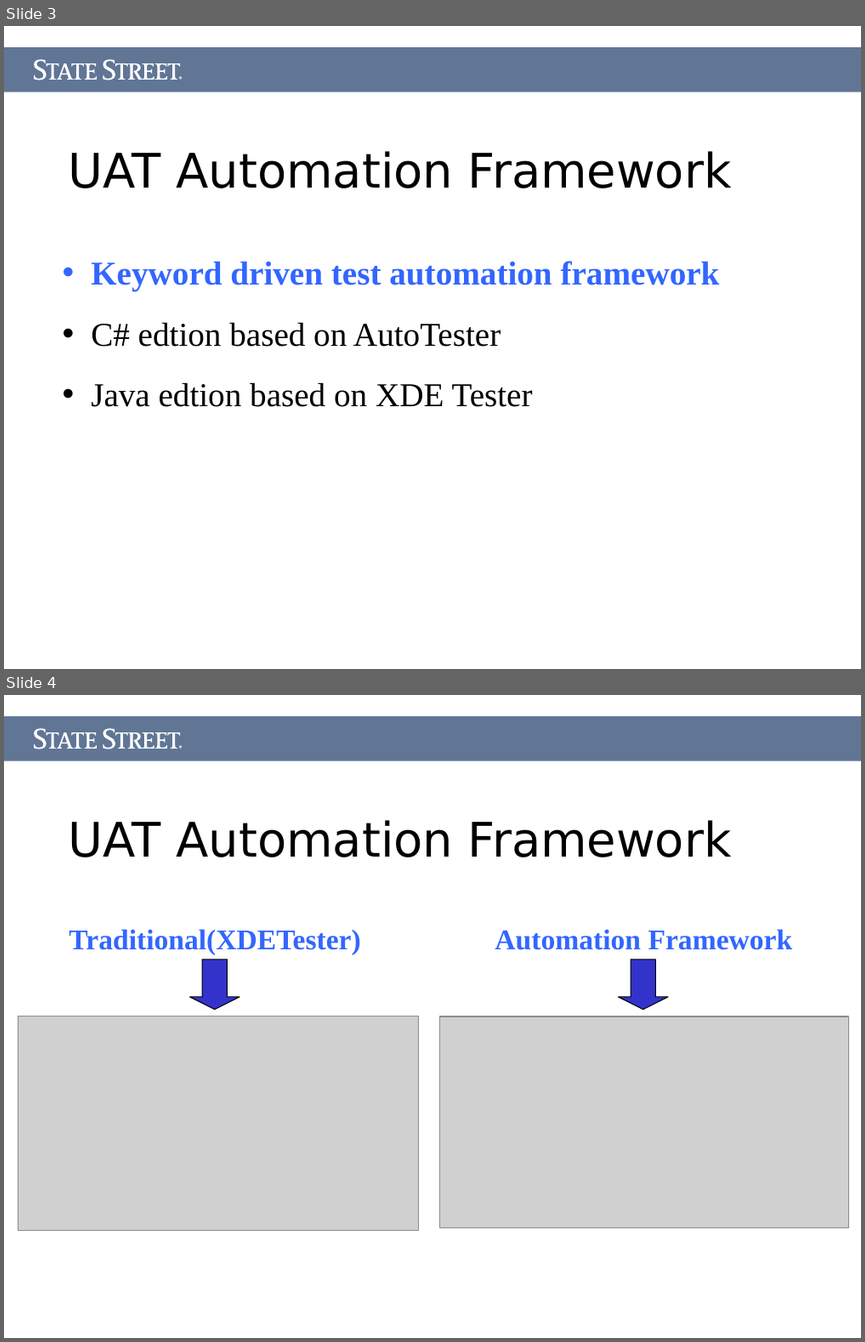
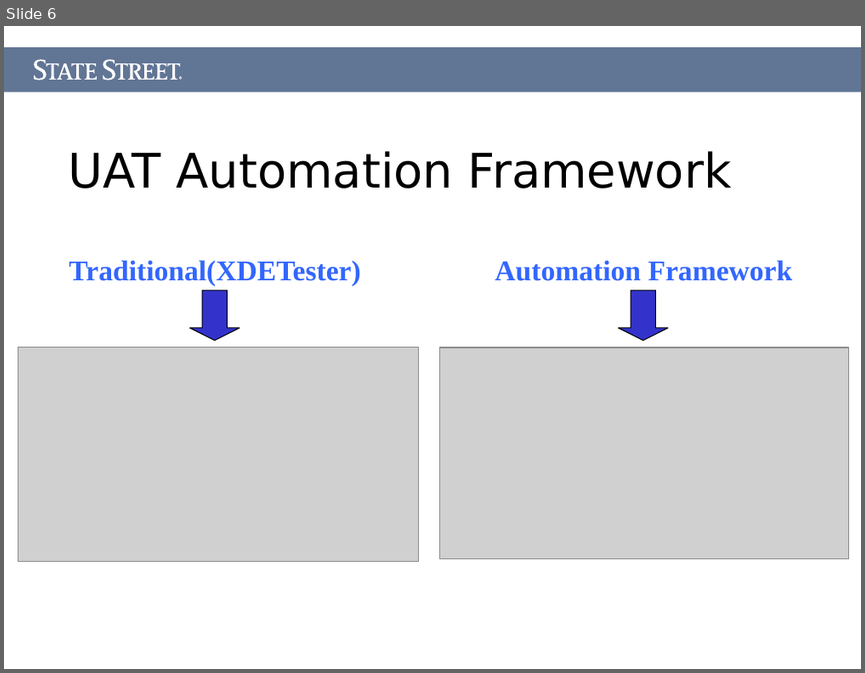
Before and after one commit to Letractively/autotester, a slide deck: Document/AutoTester.ppt. Shown one above the other, each under a label of ours: slides 3 and 4 before the commit, slide 6 after it. The pictures are 865x1342 and 865x673 pixels, drawn with LibreOffice and Linux fonts; fonts in the diff are those of the drawing; grey boxes stand for pictures. Boxes give left, top, right and bottom in pixels: in the first picture for what was removed or moved away, otherwise in the second. Text is boxed around its words. In the diff, an @@ line names an element or a change of style, - is before the commit and + after.

```diff
--- a/Document/AutoTester.ppt
+++ b/Document/AutoTester.ppt
@@ slide 3 removed at box(4, 26, 861, 669), background #FFFFFF @@
@@ rectangle removed at box(4, 47, 861, 92) @@
@@ freeform shape removed at box(34, 59, 181, 80) @@
@@ freeform shape removed at box(179, 76, 182, 80) @@
@@ title removed at box(69, 151, 732, 188) @@
-UAT Automation Framework
@@ text removed at box(91, 261, 720, 407) @@
-• Keyword driven test automation framework
-• C# edtion based on AutoTester
-• Java edtion based on XDE Tester
@@ what was slide 4 is now slide 6 @@
```
Also in this commit, not shown: 3 slides changed, 4 slides added, 5 other slides removed, 16 other files.
